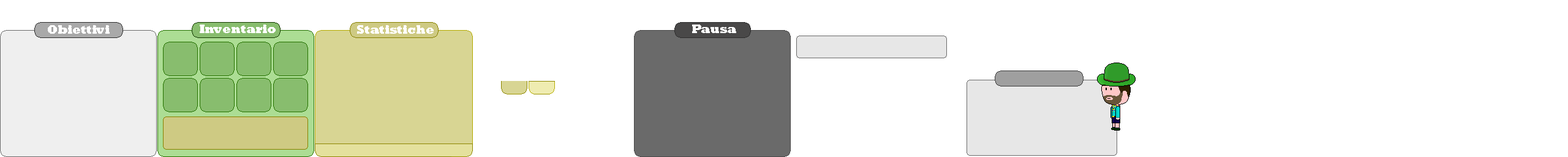
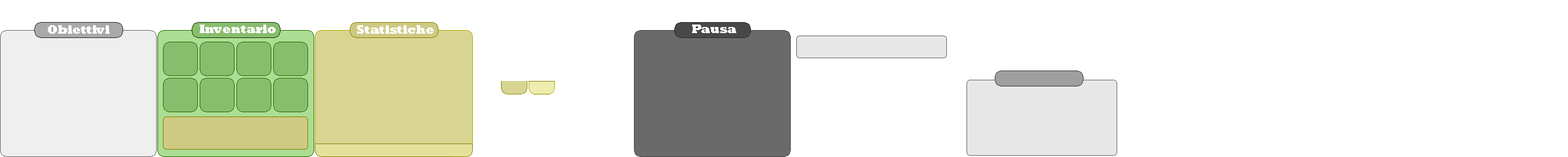
The second w=1568, h=157 image is a revision of the first. Changes to its layers:
painted on "Layer 9" over [1096, 62, 1136, 131]
